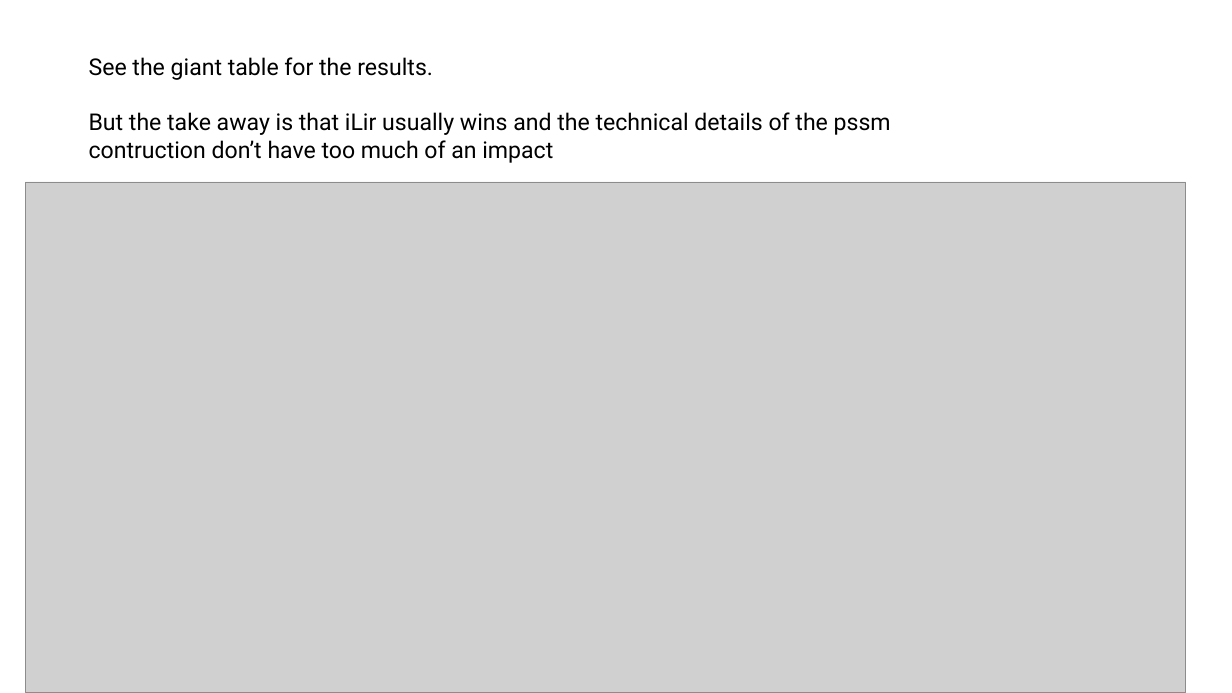
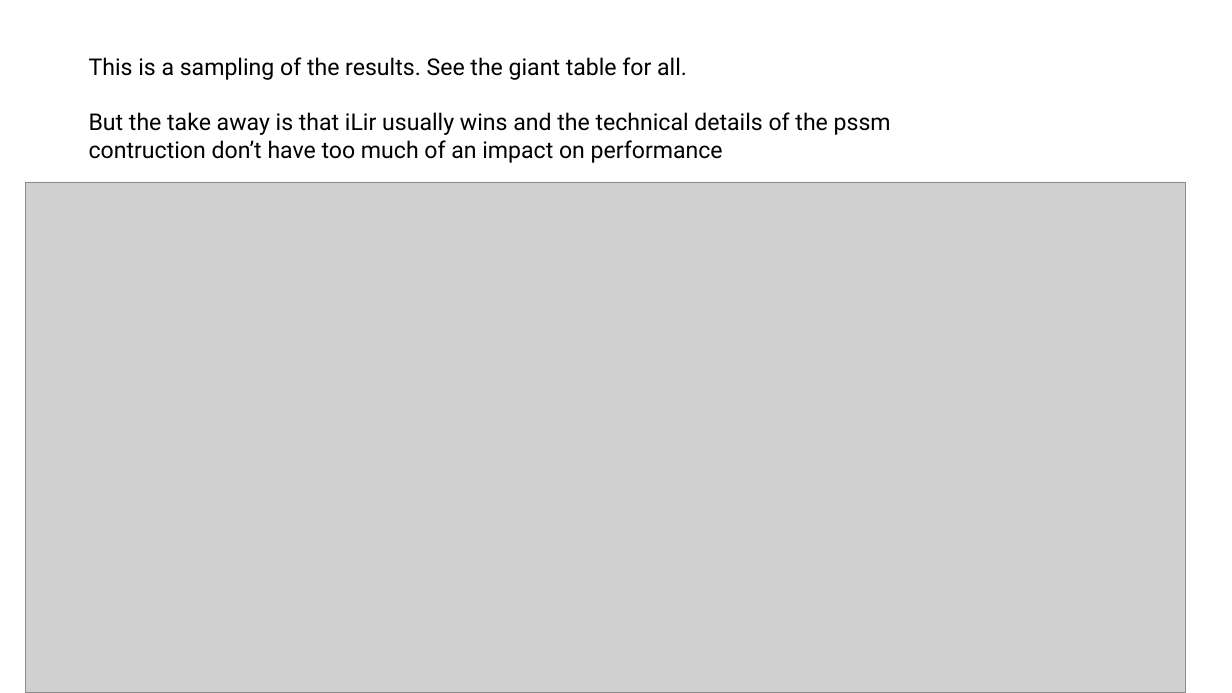
Before and after one commit to jacksonh1/lir_screen_pssm, a slide deck: slide 12 of reports/results-ongoing.pptx (slide 15 before the commit). Drawn at 1232x693 pixels with LibreOffice and Linux fonts; fonts in the diff are those of the drawing; grey boxes stand for pictures. Boxes give left, top, right and bottom in pixels: in the first picture for what was removed or moved away, otherwise in the second. Text is boxed around its words. In the diff, an @@ line names an element or a change of style, - is before the commit and + after.

```diff
--- a/reports/results-ongoing.pptx
+++ b/reports/results-ongoing.pptx
@@ text at box(89, 57, 891, 163): text changed @@
-See the giant table for the results.
-But the take away is that iLir usually wins and the technical details of the pssm contruction don’t have too much of an impact
+This is a sampling of the results. See the giant table for all.
+But the take away is that iLir usually wins and the technical details of the pssm contruction don’t have too much of an impact on performance
```
Also in this commit, not shown: 4 other slides changed, 4 slides added, 11 slides removed, 3 other files.
